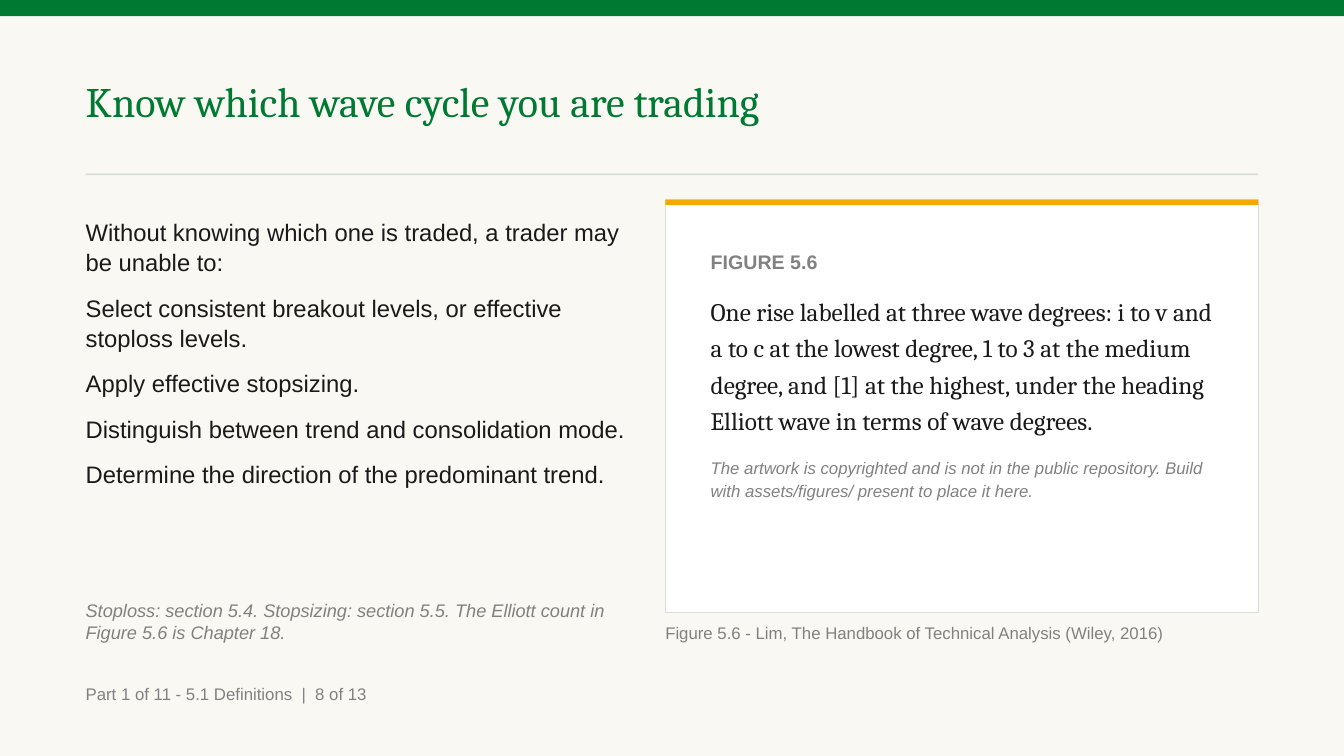
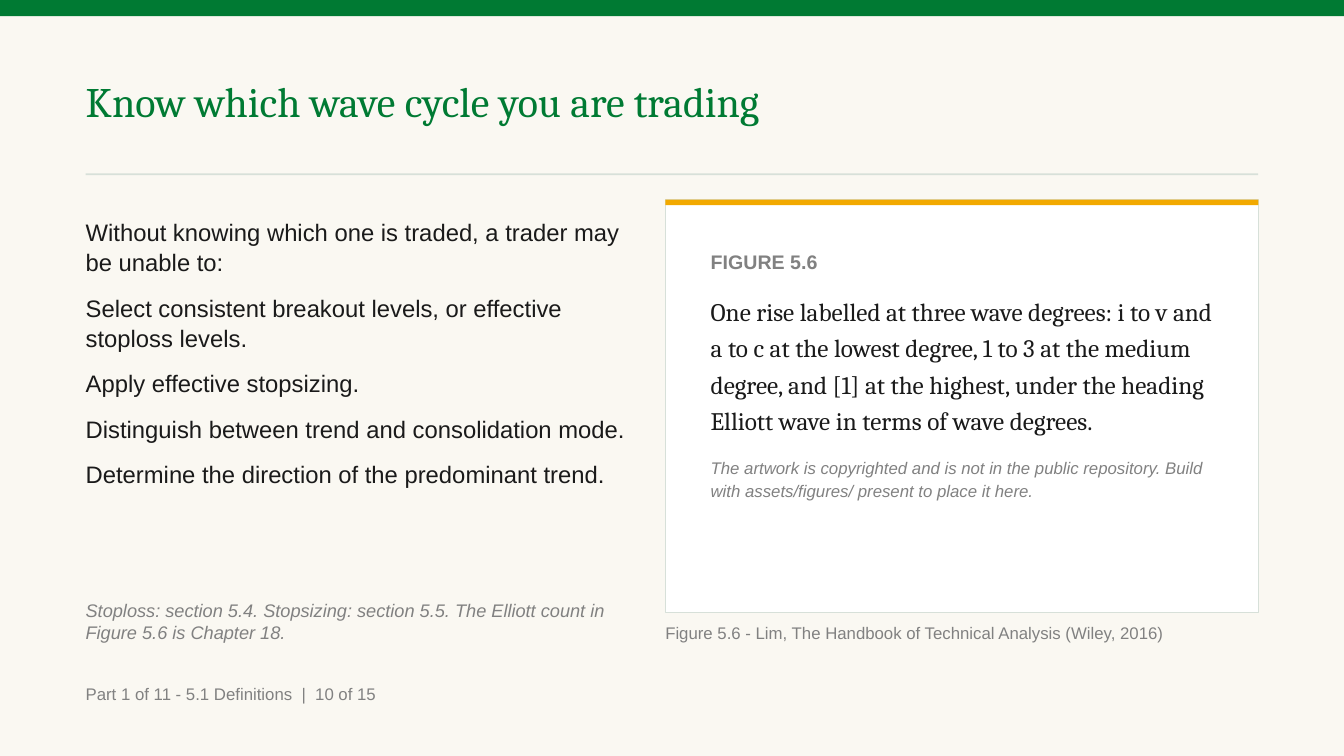
Before and after one commit to benjiesotelo-sudo/Telos_FIN1209, a slide deck: slide 15 of chapter-05/FIN1209-Chapter-05.pptx (slide 13 before the commit). Drawn at 1344x756 pixels with LibreOffice and Linux fonts; fonts in the diff are those of the drawing. Boxes give left, top, right and bottom in pixels: in the first picture for what was removed or moved away, otherwise in the second. Text is boxed around its words. In the diff, an @@ line names an element or a change of style, - is before the commit and + after.

```diff
--- a/chapter-05/FIN1209-Chapter-05.pptx
+++ b/chapter-05/FIN1209-Chapter-05.pptx
@@ text at [86,688,376,700]: text changed @@
-Part 1 of 11 - 5.1 Definitions | 8 of 13
+Part 1 of 11 - 5.1 Definitions | 10 of 15
```
Also in this commit, not shown: 12 other slides changed, 2 slides added, 7 other files.
